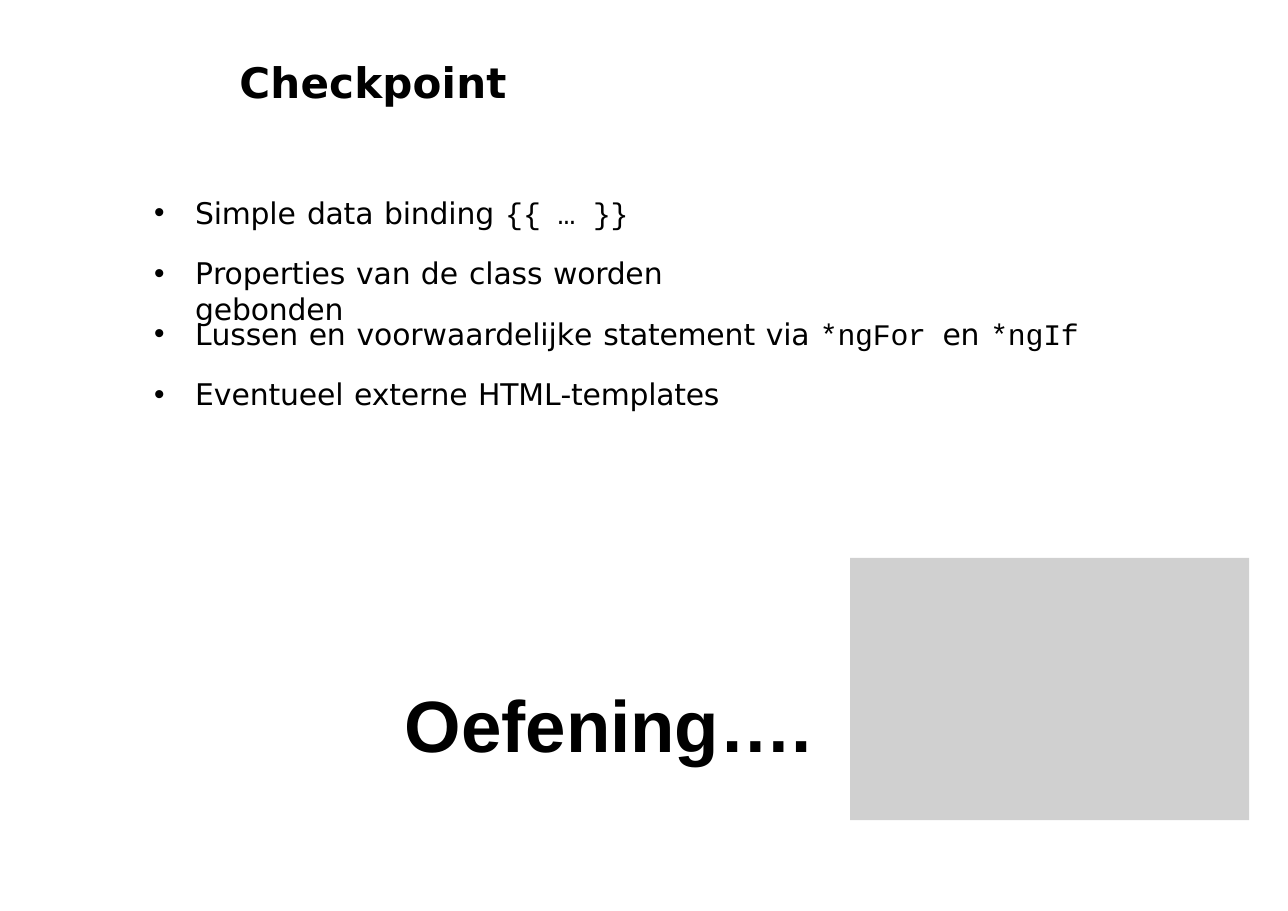
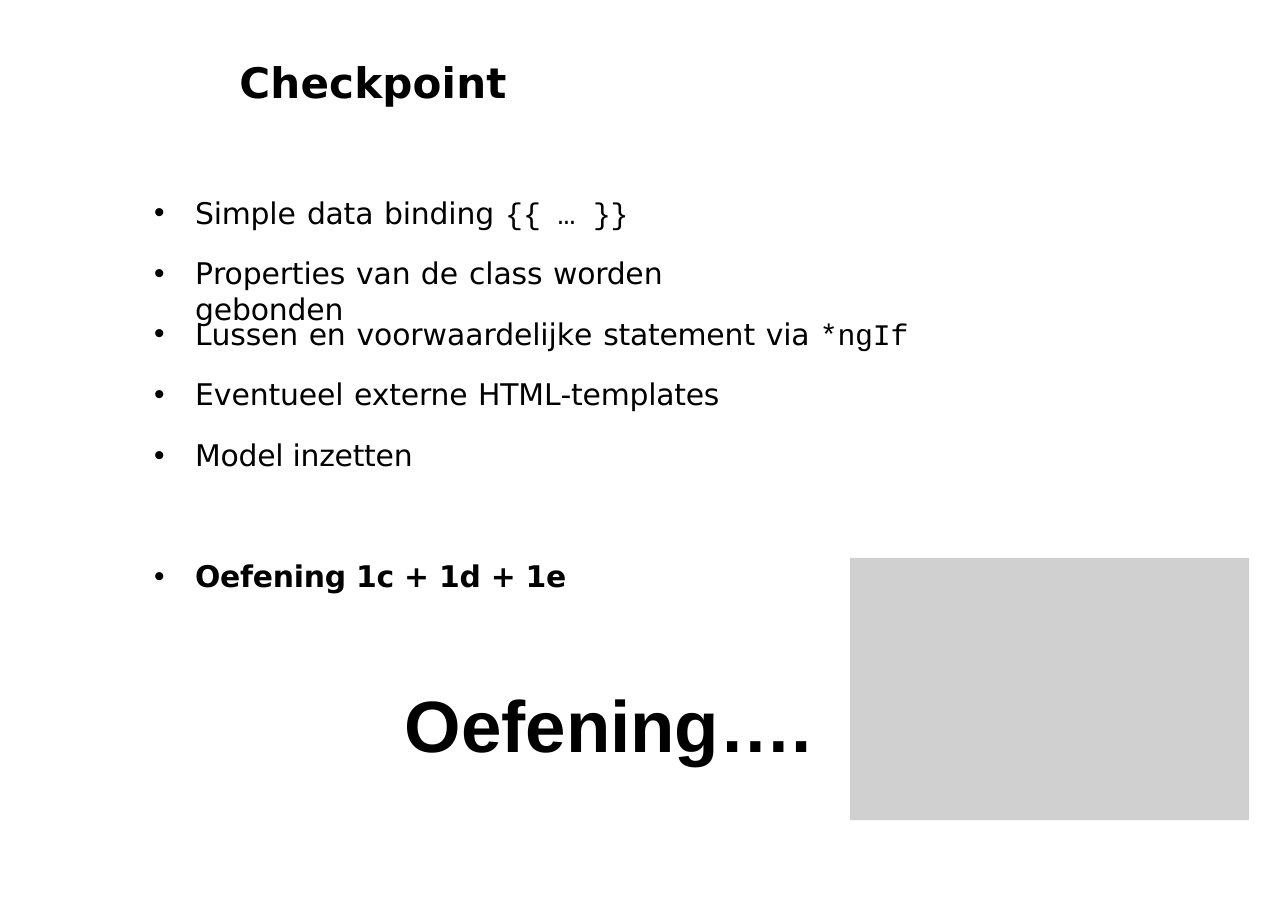
Before and after one commit to petereijgermans11/workshop-angular7, a slide deck: slide 16 of PPT/02- Angular Databinding.pptx (slide 15 before the commit). Drawn at 1288x911 pixels with LibreOffice and Linux fonts; fonts in the diff are those of the drawing; grey boxes stand for pictures. Boxes give left, top, right and bottom in pixels: in the first picture for what was removed or moved away, otherwise in the second. Text is boxed around its words. In the diff, an @@ line names an element or a change of style, - is before the commit and + after.

```diff
--- a/PPT/02- Angular Databinding.pptx
+++ b/PPT/02- Angular Databinding.pptx
@@ text at (195,321,909,352): text changed @@
-• Lussen en voorwaardelijke statement via *ngFor
+• Lussen en voorwaardelijke statement via *ngIf
@@ text removed at (943,323,1079,352) @@
-en *ngIf
@@ text at (195,443,567,594): paragraphs added @@
+• Model inzetten
+• Oefening 1c + 1d + 1e
```
Also in this commit, not shown: 1 other slide changed, 4 slides added, 6 other files.
